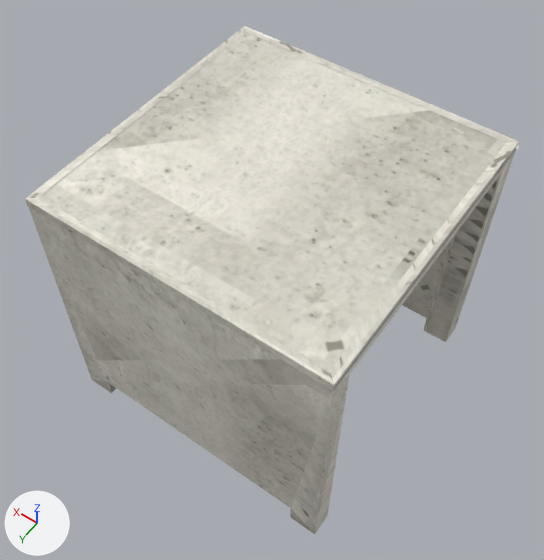
An edit to the glTF model public/katalog/modelle/table-125.gltf, drawn before and after from the same camera.
Before and after are seen from a 50 mm lens placed at (-1.11, 1.61, 3.09), pointed at (0.02, 0.03, 0.61). Arrows for +X, +Y and +Z are at lower left; the lights stay in place. The picture after the commit comes second. Vertices at exactly the same position are counted once.

Objects in the first picture: 'SK1164_Table_125.001'.
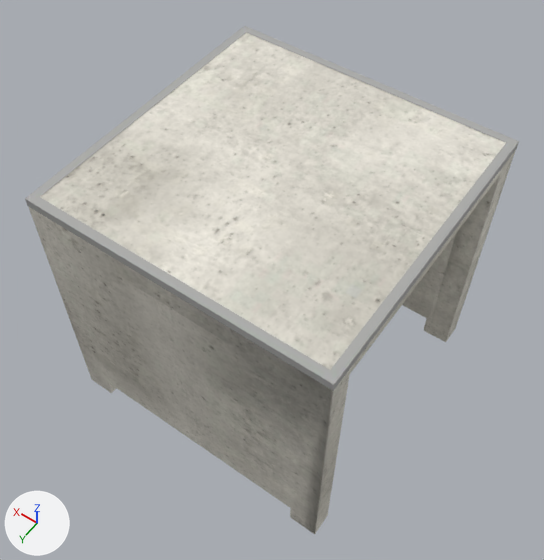
Edits to the scene script, one JSON object a line:
```json
{"block": "me_sk1164_table_125_001", "where": "# used by ob_sk1164_table_125_001; location = (0.0, 0.0, 0.0)"}
{"op": "remove", "block": "me_sk1164_table_125_001", "code": "me_sk1164_table_125_001.from_pydata(...)  # 556 vertices, 1038 faces; spans x -0.641..0.627, y -0.637..0.637, z 0.0..1.232"}
{"op": "add", "block": "me_sk1164_table_125_001", "code": "me_sk1164_table_125_001.from_pydata(...)  # 490 vertices, 829 faces; spans x -0.626..0.626, y -0.626..0.626, z 0.0..1.232"}
{"block": "me_sk1164_table_125_001", "change": "me_sk1164_table_125_001 part 1: 7 loose pieces with 48 vertices, spanning x -0.641..0.627, y -0.634..0.637, z 1.192..1.227, are deleted"}
{"block": "me_sk1164_table_125_001", "change": "me_sk1164_table_125_001 part 2: 18 vertices removed from x -0.626..-0.525, y -0.637..0.625, z 1.192..1.227; 3 vertices added at x -0.525..0.526, y -0.527..-0.526, z 1.224..1.23"}
{"block": "me_sk1164_table_125_001", "change": "me_sk1164_table_125_001 part 3: 193 kept faces spanning x -0.626..0.626, y -0.625..0.626, z 0.0..1.232 get new texture (UV) coordinates"}
{"block": "me_sk1164_table_125_001", "change": "other edits to the shape of me_sk1164_table_125_001 do not show in these pictures"}
```

What differs and where, as boxes (x1, y1, x2, y2) in the pictures (544 x 560 px):
```json
{"part": 1, "of": "me_sk1164_table_125_001", "change": "deleted", "before": [26, 28, 519, 392]}
{"part": 2, "of": "me_sk1164_table_125_001", "change": "cut back", "before": [334, 137, 516, 390]}
{"part": 3, "of": "me_sk1164_table_125_001", "change": "surface changed", "before": [26, 152, 515, 534], "after": [26, 152, 515, 534]}
```
